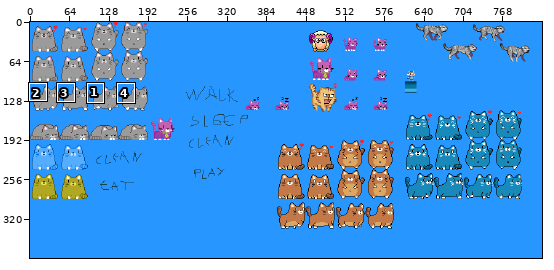
One commit to this sprite sheet: ClickDev.gmx/GFX/player.png. Above, an overview of the earlier version with the close-up marked.
Close-up. Before the commit:
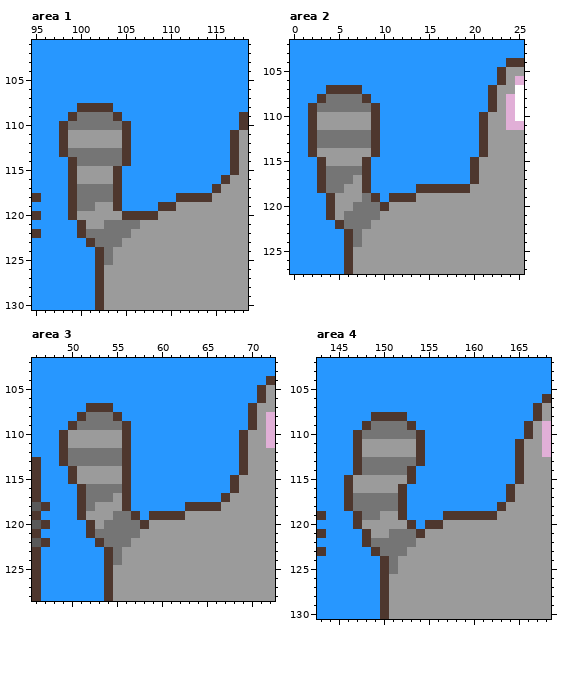
The file is 832x384 pixels. Colours within 5 levels of each other are drawn and written as one. Shown: area 1: x 95..118, y 101..130; area 2: x 0..25, y 102..127; area 3: x 46..72, y 102..128; area 4: x 143..168, y 102..130. The commit also changed other parts of the picture, which this record leaves out.
The result:
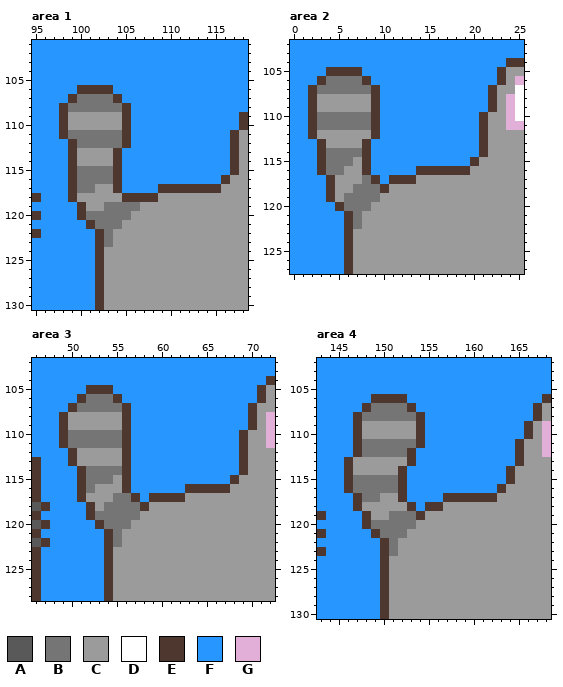
Palette (. is transparent): A #595959  B #757575  C #9b9b9b  D #ffffff  E #4e372e  F #2797ff  G #e1afd7
Changes in this commit:
Changed rows in their new state; - is an unchanged pixel.
Area 1:
first column x 98:
106 --EEEE-----------
107 -EBBBBE----------
108 EBBBBBBE---------
109 ECCCCCCE---------
110 -CCCCCC----------
111 -BBBBBB----------
112 FEBBBBB----------
113 FECCCCEF---------
114 --CCCCEF---------
115 --BBBB-----------
116 --BBBB-----------
117 ----CC-----EEEEEE
118 --CCCCCEEEECCCCCC
119 -FEC-BBBBCCCC----
120 -FEBBBBBCCC------
121 --FEB--CC--------
122 --FFE-CC---------
123 ---FE-C----------
124 -----C-----------
125 -----C-----------
Area 2:
first column x 2:
105 --EEEE-------------
106 -EBBBBE------------
107 EBBBBBBE-----------
108 ECCCCCCE-----------
109 -CCCCCC------------
110 -BBBBBB------------
111 -BBBBBB------------
112 -CCCCCC------------
113 FECCCCEF-----------
114 FEBBBBEF-----------
115 --BBB--------------
116 ----CC------EEEEEEC
117 -FECC-BE-EEECCCCCCC
118 -FEC-BBBECCCCCCCCC-
119 ----BB-BCCCC-------
120 --FEB--CC----------
121 --FFE-CC-----------
122 ---FE-C------------
123 -----C-------------
124 -----C-------------
Area 3:
first column x 49:
105 ---EEE--------------
106 --EBBBE-------------
107 -EBBBBBE------------
108 ECCCCCCE------------
109 ECCCCCC-------------
110 -BBBBBB-------------
111 -BBBBBB-------------
112 FECCCCC-------------
113 FECCCCC-------------
114 -FEBBBB-------------
115 -FEBBB--------------
116 ----CCC-------EEEEEC
117 ---CCCBBE-EEEECCCCC-
118 --FE-BBBBECCCCCCCC--
119 --FEBB--BCCCCC------
120 ---FE---CC----------
121 ---FFE-CC-----------
122 ----FE-C------------
123 ------C-------------
124 ------C-------------
Area 4:
first column x 146:
106 ---EEEE-------------
107 --EBBBBE------------
108 -EBBBBBBE-----------
109 -ECCCCCCE-----------
110 --CCCCCC------------
111 --BBBBBB------------
112 --BBBBBEF-----------
113 ECCCCCCEF-----------
114 ECCCCCEF----------EC
115 -BBBBBEF----------EC
116 -BBBBB-----------EC-
117 FE--CC-----EEEEEECC-
118 FECCCCCE-EECCCCCCC--
119 -FEC-BBBECCCCCCCC---
120 -FEBBBBBCCC---------
121 --FEB--CC-----------
122 --FFE-CC------------
123 ---FE-C-------------
124 -----C--------------
125 -----C--------------
Where, in picture pixels (left, top, right, bottom), the same in both close-ups:
changed: (59, 85, 212, 265)
changed: (308, 67, 479, 247)
changed: (59, 385, 239, 565)
changed: (344, 394, 524, 574)
